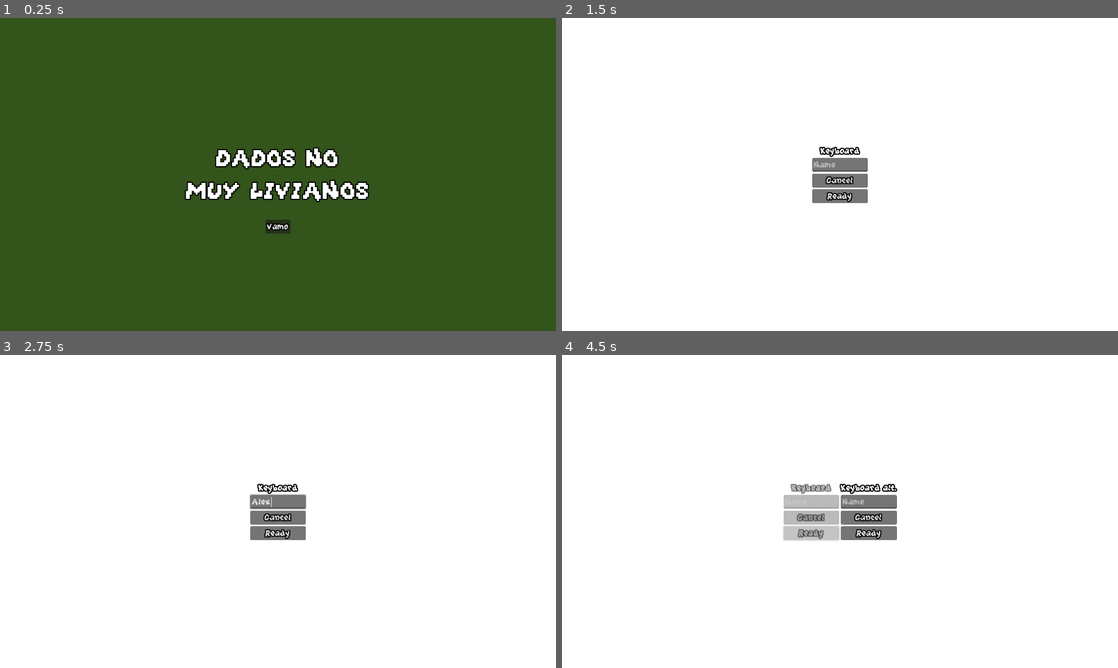
Above: before the commit, frames 1-4 (two rows, left to right).
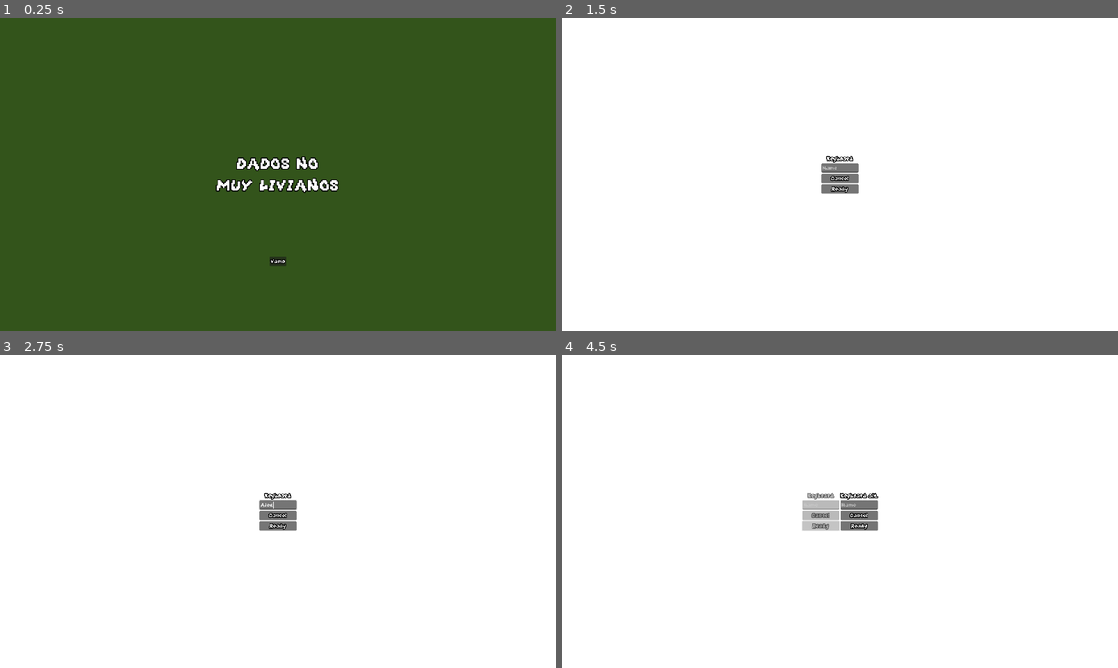
Above: after the commit, the same moments.

Repository: Laks0/weighted-dice-3d
Game: Godot game, scene res://Scenes/MainMenu/MainMenu.tscn
Two runs of this game, one before a commit and one after it. Both use one fixed random seed, a clock stepped at 60 frames per second and the inputs below.
Inputs (mouse positions are in pixels of both pictures, inside the frame that each line leads up to):
- Up to frame 1 (0.25 s): no input
- Up to frame 2 (1.5 s): click "Vamo" at 0.5 s; tap Enter (grab_mouse) at 1.25 s; hold D (move_right_kb) from 1.28 s (still down); tap Backspace (die) at 1.35 s
- Up to frame 3 (2.75 s): release D (move_right_kb) at 2 s; click (278, 502) at 2.02 s; type "Alex" at 2.1 s
- Up to frame 4 (4.5 s): click "Ready" at 2.75 s; tap Space at 3.5 s; hold S (move_down_kb) 3.53-4.25 s; tap Alt (grab_kb2) at 3.6 s; click "Ready" at 4.25 s

The runs differ from the first frame. In frame 1, 3.0% of the frame differs, in the area x 33-67%, y 41-80%; in frame 2, 1.2%; in frame 3, 1.2%; in frame 4, 2.5%.

Commit message:
Render a 1080??

Diff:
--- a/Classes/MultipleResCamera/MultipleResCamera.tscn
+++ b/Classes/MultipleResCamera/MultipleResCamera.tscn
@@ -27,7 +27,7 @@
 [node name="HiResViewport" type="SubViewport" parent="."]
 transparent_bg = true
 handle_input_locally = false
-size = Vector2i(1280, 720)
+size = Vector2i(1920, 1080)
 
 [node name="HiResCamera" type="Camera3D" parent="HiResViewport"]
 unique_name_in_owner = true
@@ -37,7 +37,7 @@
 [node name="FullViewport" type="SubViewport" parent="."]
 transparent_bg = true
 handle_input_locally = false
-size = Vector2i(1280, 720)
+size = Vector2i(1920, 1080)
 
 [node name="FullCamera" type="Camera3D" parent="FullViewport"]
 unique_name_in_owner = true
@@ -46,7 +46,7 @@
 [node name="LowResViewport" type="SubViewport" parent="."]
 transparent_bg = true
 handle_input_locally = false
-size = Vector2i(1280, 720)
+size = Vector2i(1920, 1080)
 
 [node name="LowResCamera" type="Camera3D" parent="LowResViewport"]
 unique_name_in_owner = true
--- a/project.godot
+++ b/project.godot
@@ -25,8 +25,10 @@
 
 [display]
 
-window/size/viewport_width=1280
-window/size/viewport_height=720
+window/size/viewport_width=1920
+window/size/viewport_height=1080
+window/size/mode=3
+window/stretch/mode="viewport"
 
 [editor]
 
